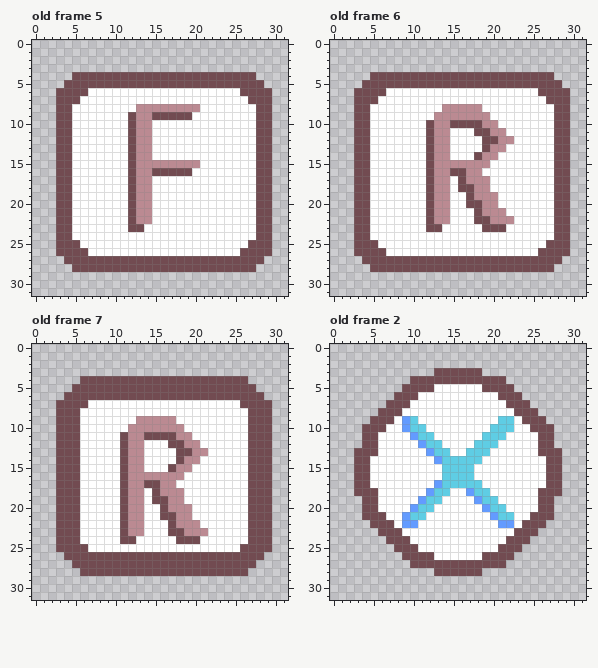
One commit to this pixel-art file: Sprites/Aseprite Files/controler-icons.aseprite. The first picture shows the starting point.
32x32 pixels, 8 frames. Colours within 5 levels of each other are drawn and written as one. Shown: old frame 5, old frame 6, old frame 7, old frame 2. The commit also changed other frames, which this record leaves out.
Now the later version:
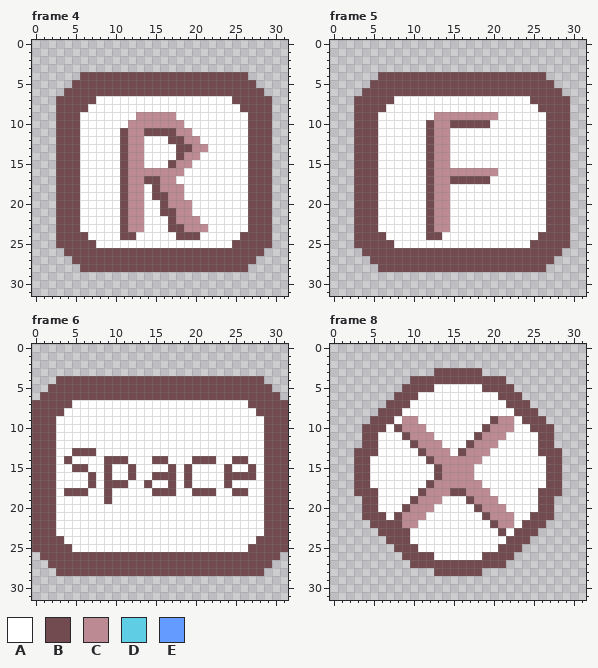
Palette (. is transparent): A #ffffff  B #724b51  C #bb8a92  D #5fcde4  E #639bff
A new or re-ordered frame is compared with the old frame closest to it.
Diff:
frames 8 -> 11
Changed rows in their new state; - is an unchanged pixel.
Frame 4 against old frame 5, layers "Layer 2", "Layer 1":
first column x 3:
 4 --.---------------------.--
 5 -.-----------------------.-
 6 .---BBBBBBBBBBBBBBBBBBB---.
 7 ---BB-----------------BB---
 8 --BB------AAAAAAAA-----BB--
 9 --B------A--CCCAA-------B--
10 --B------C--CCCC--------B--
11 --B-----BC-BBBBCC-------B--
12 --B-----BC-A--BBCC------B--
13 --B-----BC-A---BBCC-----B--
14 --B-----BC-A---BCC------B--
15 --B-----BC-AAAB--A------B--
16 --B-----BC--CCCCA-------B--
17 --B-----BC-BBCC---------B--
18 --B-----BC-ABCCC--------B--
19 --B-----BC-ABBCC--------B--
20 --B-----BC-A-BCCC-------B--
21 --B-----BC-A-BBCC-------B--
22 --B-----BC-A--BCCC------B--
23 --B-----BCC---BBCCC-----B--
24 --BB----BB-----BBB-----BB--
25 ---BB-----------------BB---
26 .---BBBBBBBBBBBBBBBBBBB---.
27 -.-----------------------.-
28 --.---------------------.--
Frame 5 against old frame 6, layers "Layer 2", "Layer 1":
first column x 3:
 4 --.---------------------.--
 5 -.-----------------------.-
 6 .---BBBBBBBBBBBBBBBBBBB---.
 7 ---BB-----------------BB---
 8 --BB-------AAAAA-------BB--
 9 --B--------------C------B--
10 --B-------------BA------B--
11 --B------------AAAA-----B--
12 --B-------------AAAA----B--
13 --B-------------AAA-----B--
14 --B------------AAA------B--
15 --B---------AAAAA-------B--
16 --B---------CC--CC------B--
17 --B---------B-BBB-------B--
18 --B----------AAAA-------B--
19 --B-----------AAAA------B--
20 --B-----------AAAA------B--
21 --B------------AAAA-----B--
22 --B------------AAAAA----B--
23 --B-------CC----AAA-----B--
24 --BB-----BB------------BB--
25 ---BB-----------------BB---
26 .---BBBBBBBBBBBBBBBBBBB---.
27 -.-----------------------.-
28 --.---------------------.--
Frame 6 against old frame 7, layers "Layer 2", "Layer 1":
first column x 0:
 4 ---BBB---------------------BB---
 5 --BBB-----------------------BB--
 6 -BBB-------------------------BB-
 7 BBB--AA-------------------A---BB
 8 BBB-AA---------------------A--BB
 9 BBBAAA-------AAAAA---------AA-BB
10 BBBAAA------AAAAAAA--------AA-BB
11 BBBAAA-----AAAAAAAAA-------AA-BB
12 BBBAAA-----AAA---AAAA------AA-BB
13 BBBAA-BB---AAA----AAAA-----AA-BB
14 BBBA-A---BB-AA-BB-AABBB--BBAA-BB
15 BBBAA-B--B-ABA----AB----B---A-BB
16 BBBAAA-B-B-ABAABBBAB----BBB-A-BB
17 BBBAAA-B-BB-AA-AAB-B----B--AA-BB
18 BBBA--B--B-AAA--BBA-BBB--BBAA-BB
19 BBBAAA---B-AAA-AAAA--------AA-BB
20 BBBAAA-----AAA--AAAA-------AA-BB
21 BBBAAA-----AAA--AAAA-------AA-BB
22 BBBAAA-----AAA---AAAA------AA-BB
23 BBBAAA-----AAA---AAAAA-----AA-BB
24 BBB-AA-----AA-----AAA------A--BB
25 BBB--AA-------------------A---BB
26 -BBB-------------------------BB-
27 --BBB-----------------------BB--
28 ---BBB---------------------BB---
Frame 8 is new; against old frame 2, layer "Layer 2":
first column x 8:
 9 -CC---------BCC
10 BCCC-------BCCC
11 -BCCC-----BCCC-
12 --BCCC---BCCC--
13 ---BCCC-BCCC---
14 ----BCCCCCC----
15 -----BCCCC-----
16 -----BCCCC-----
17 ----BCCCCCC----
18 ---BCCCBBCCC---
19 --BCCC---BCCC--
20 -BCCC-----BCCC-
21 BCCC-------BCCC
22 BCC---------BCC
23 -B-----------B-
Where, in picture pixels (left, top, right, bottom), the same in both pictures:
changed: (56, 72, 272, 272)
changed: (354, 72, 570, 272)
changed: (32, 376, 288, 576)
changed: (394, 416, 514, 536)
